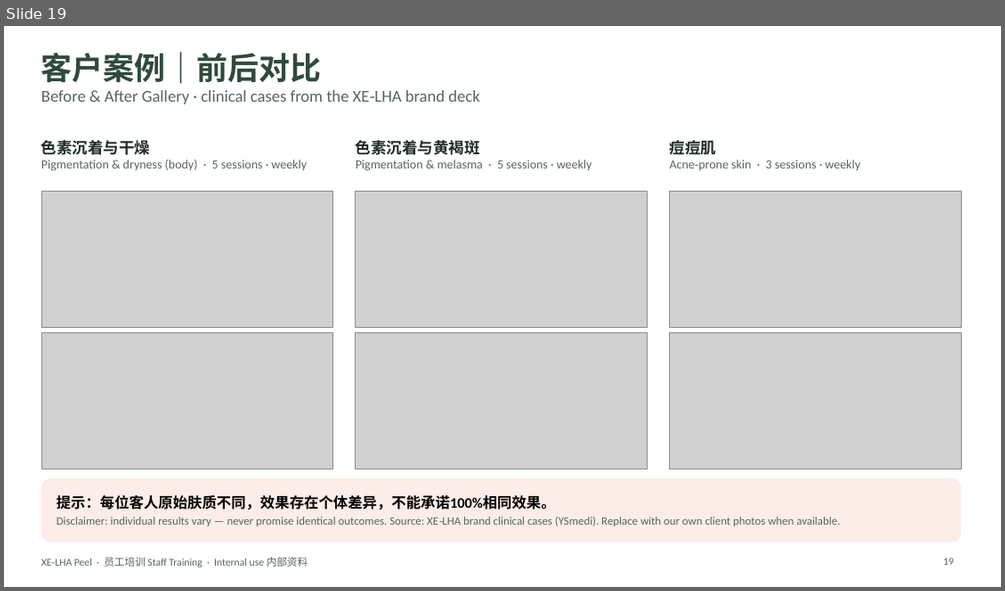
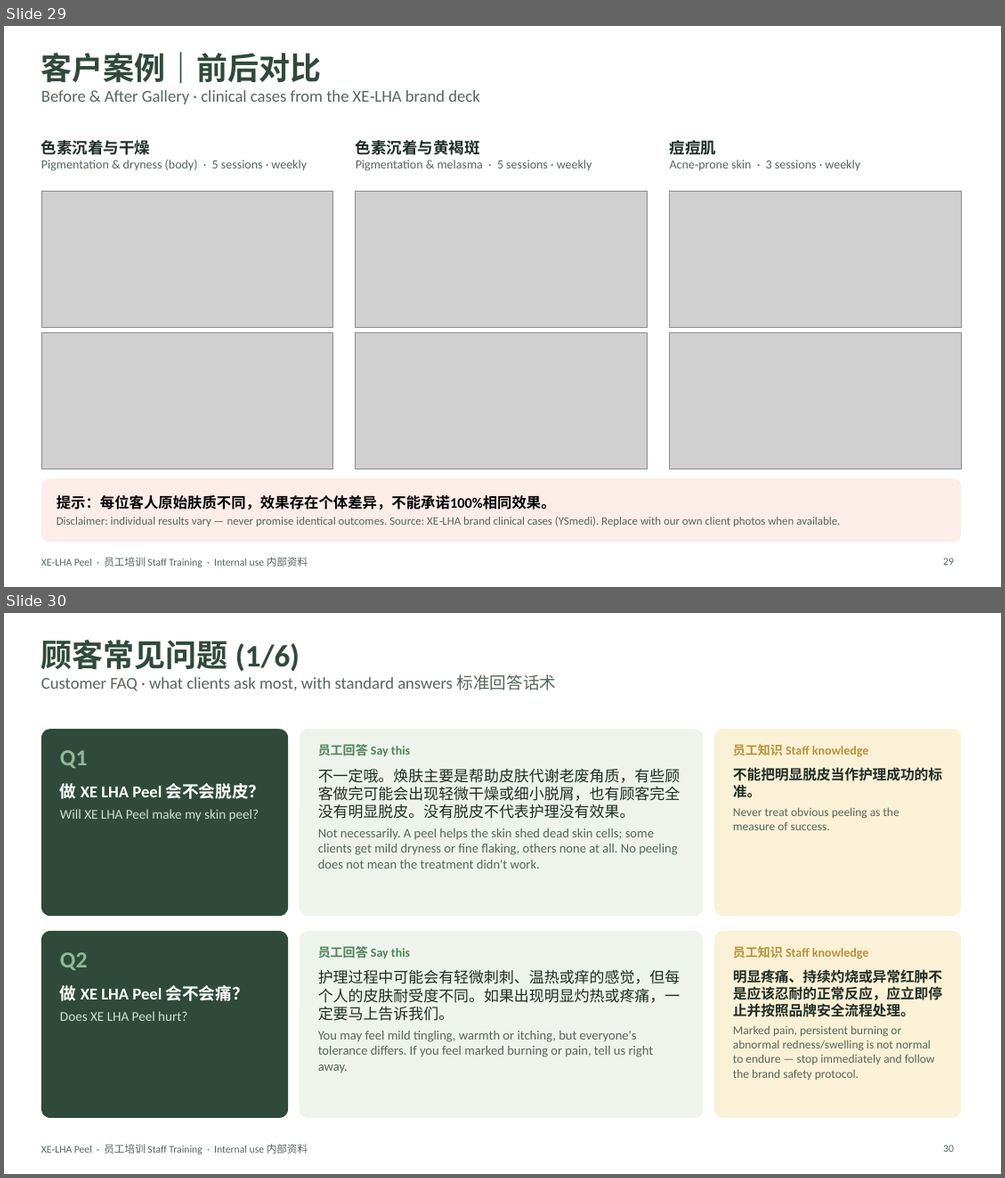
Before and after one commit to wanxinlee/cautious-computing-machine, a slide deck: XE-LHA-Peel-Staff-Training.pptx. Shown one above the other, each under a label of ours: slide 19 before the commit, slides 29 and 30 after it. The pictures are 1005x591 and 1005x1178 pixels, drawn with LibreOffice and Linux fonts; fonts in the diff are those of the drawing; grey boxes stand for pictures. Boxes give left, top, right and bottom in pixels: in the first picture for what was removed or moved away, otherwise in the second. Text is boxed around its words. In the diff, an @@ line names an element or a change of style, - is before the commit and + after.

```diff
--- a/XE-LHA-Peel-Staff-Training.pptx
+++ b/XE-LHA-Peel-Staff-Training.pptx
@@ slide 30 added at box(4, 613, 1001, 1174), background #FFFFFF; not listed: 1 template element that a slide beside it also shows @@
@@ title added at box(41, 640, 557, 691), 16 pt, text #55665C @@
+顾客常见问题 (1/6)
+Customer FAQ · what clients ask most, with standard answers 标准回答话术
@@ rounded rectangle added at box(41, 729, 288, 916), fill #2F4A3A @@
@@ rounded rectangle added at box(299, 729, 704, 916), fill #EEF4EC @@
@@ text added at box(318, 744, 410, 756), 12 pt, text #4F8559, bold @@
+员工回答 Say this
@@ rounded rectangle added at box(714, 729, 961, 916), fill #FBF1D6 @@
@@ text added at box(733, 744, 869, 757), 12 pt, text #B8923A, bold @@
+员工知识 Staff knowledge
@@ text added at box(60, 750, 88, 768), 22 pt, text #8FB996, bold @@
+Q1
@@ text added at box(318, 768, 680, 868), 12.5 pt, text #55665C @@
+不一定哦。焕肤主要是帮助皮肤代谢老废角质，有些顾客做完可能会出现轻微干燥或细小脱屑，也有顾客完全没有明显脱皮。没有脱皮不代表护理没有效果。
+Not necessarily. A peel helps the skin shed dead skin cells; some clients get mild dryness or fine flaking, others none at all. No peeling does not mean the treatment didn't work.
@@ text added at box(733, 767, 942, 830), 11.5 pt, text #55665C @@
+不能把明显脱皮当作护理成功的标准。
+Never treat obvious peeling as the measure of success.
@@ text added at box(60, 783, 266, 821), 13 pt, text #CFE0D2 @@
+做 XE LHA Peel 会不会脱皮？
+Will XE LHA Peel make my skin peel?
@@ rounded rectangle added at box(41, 931, 288, 1118), fill #2F4A3A @@
@@ rounded rectangle added at box(299, 931, 704, 1118), fill #EEF4EC @@
@@ rounded rectangle added at box(714, 931, 961, 1118), fill #FBF1D6 @@
@@ text added at box(60, 952, 88, 970), 22 pt, text #8FB996, bold @@
+Q2
@@ text added at box(318, 946, 410, 958), 12 pt, text #4F8559, bold @@
+员工回答 Say this
@@ text added at box(733, 946, 869, 959), 12 pt, text #B8923A, bold @@
+员工知识 Staff knowledge
@@ text added at box(60, 985, 249, 1021), 13 pt, text #CFE0D2 @@
+做 XE LHA Peel 会不会痛？
+Does XE LHA Peel hurt?
@@ text added at box(318, 969, 680, 1073), 12.5 pt, text #55665C @@
+护理过程中可能会有轻微刺刺、温热或痒的感觉，但每个人的皮肤耐受度不同。如果出现明显灼热或疼痛，一定要马上告诉我们。
+You may feel mild tingling, warmth or itching, but everyone's tolerance differs. If you feel marked burning or pain, tell us right away.
@@ text added at box(733, 969, 942, 1079), 11.5 pt, text #55665C @@
+明显疼痛、持续灼烧或异常红肿不是应该忍耐的正常反应，应立即停止并按照品牌安全流程处理。
+Marked pain, persistent burning or abnormal redness/swelling is not normal to endure — stop immediately and follow the brand safety protocol.
@@ page number added at box(943, 1144, 954, 1151), 10 pt, text #55665C @@
+30
@@ what was slide 19 is now slide 29 @@
```
Also in this commit, not shown: 3 slides changed, 17 other slides added, 2 slides removed.
